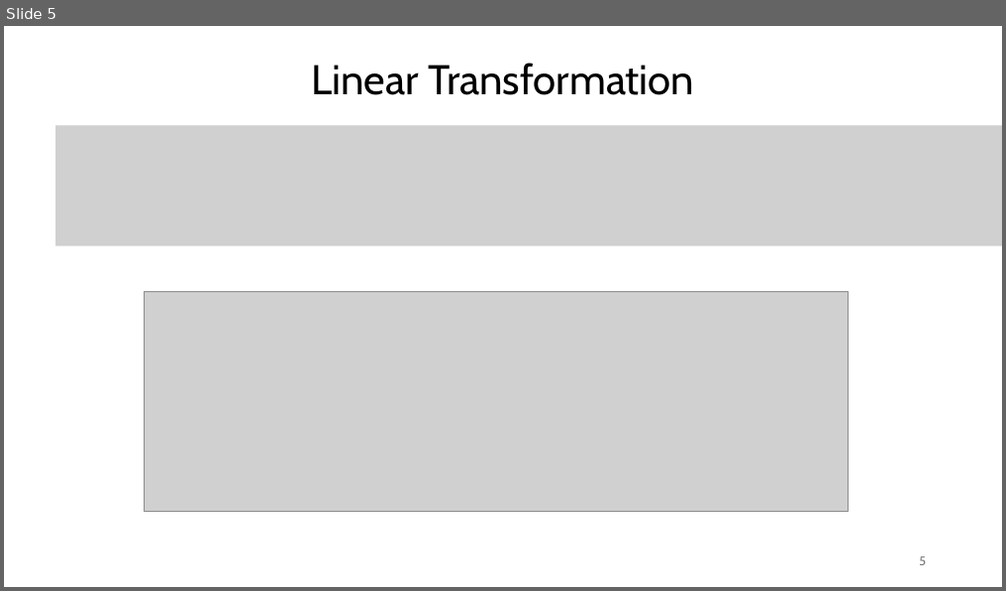
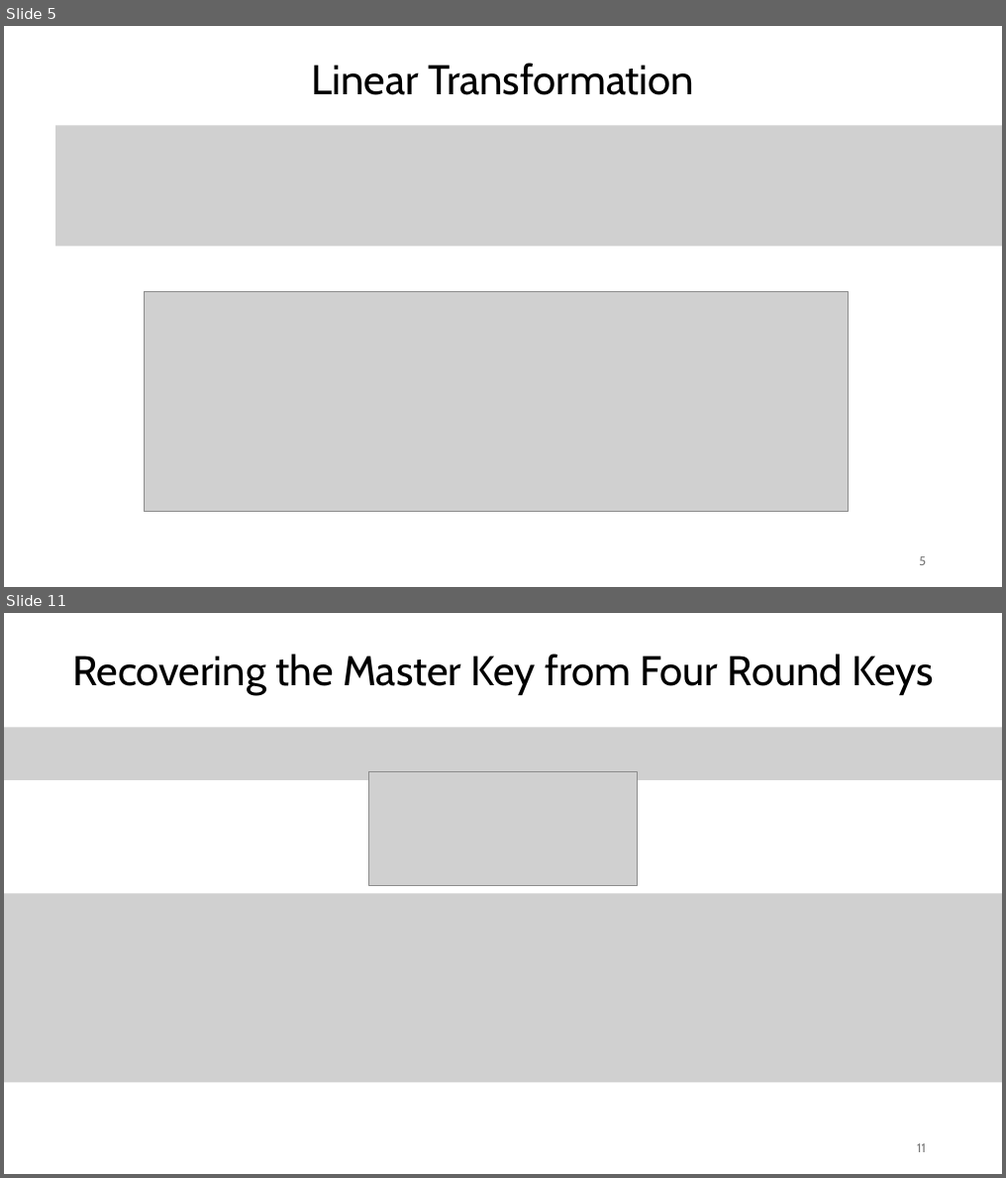
Before and after one commit to Specht1000/PFE-SM4-Fault-Injection, a slide deck: docs/Apresentation_PFE.pptx. Shown one above the other, each under a label of ours: slide 5 before the commit, slides 5 and 11 after it; the slides between them are not shown. The pictures are 1006x591 and 1006x1178 pixels, drawn with LibreOffice and Linux fonts; fonts in the diff are those of the drawing; grey boxes stand for pictures. Boxes give left, top, right and bottom in pixels: in the first picture for what was removed or moved away, otherwise in the second. Text is boxed around its words. In the diff, an @@ line names an element or a change of style, - is before the commit and + after.

```diff
--- a/docs/Apresentation_PFE.pptx
+++ b/docs/Apresentation_PFE.pptx
@@ slide 11 added at (4,613,1002,1174), background #FFFFFF @@
@@ text added at (72,654,933,695), 40 pt, text #000000 @@
+Recovering the Master Key from Four Round Keys
@@ picture added at (4,728,1002,780) @@
@@ picture added at (369,771,638,885) @@
@@ picture added at (4,894,1002,1082) @@
@@ page number added at (917,1144,926,1153), 12 pt, text #797979 @@
+11
```
Also in this commit, not shown: 1 slide changed, 6 other slides added, 1 slide removed, 33 other files.
